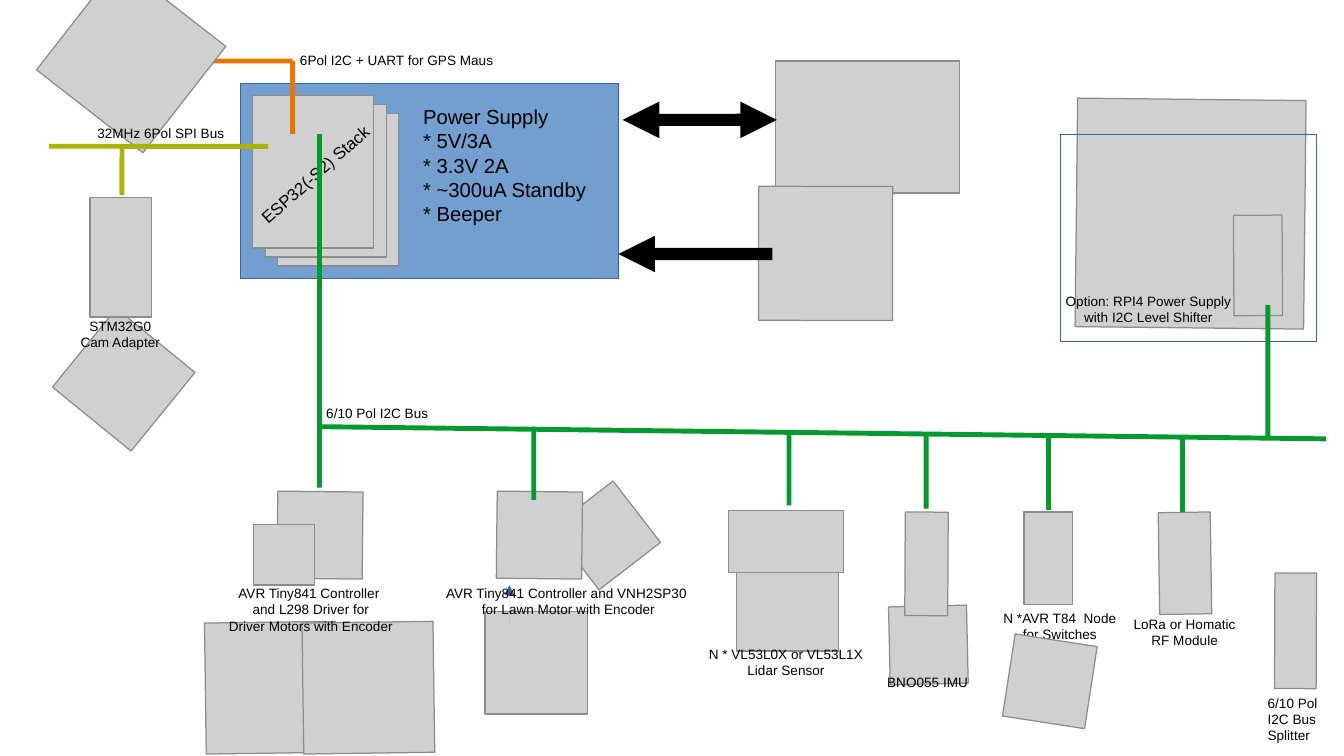
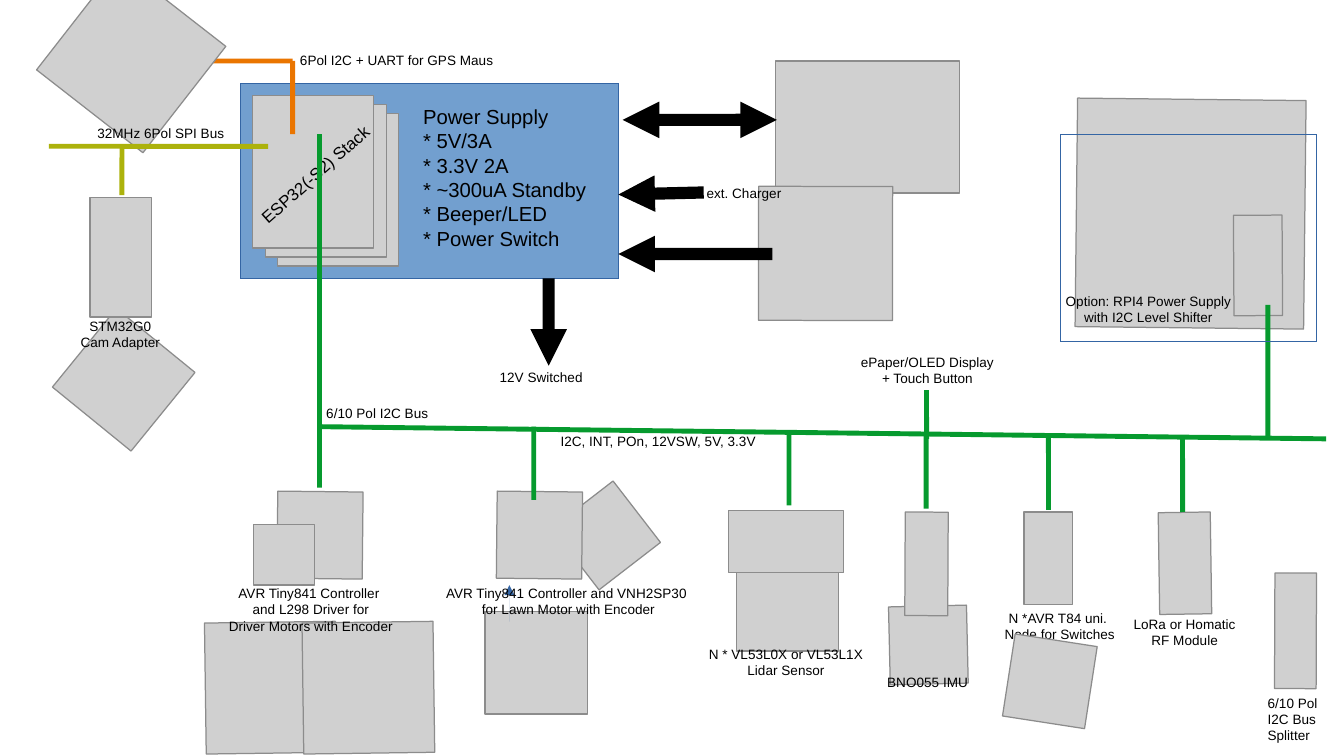
Before and after one commit to MS71/ROS2Mower, a slide deck: slide 1 of images/architecture_01.odp. Drawn at 1344x756 pixels with LibreOffice and Linux fonts; fonts in the diff are those of the drawing; grey boxes stand for pictures. Boxes give left, top, right and bottom in pixels: in the first picture for what was removed or moved away, otherwise in the second. Text is boxed around its words. In the diff, an @@ line names an element or a change of style, - is before the commit and + after.

```diff
--- a/images/architecture_01.odp
+++ b/images/architecture_01.odp
@@ text at (x1=437, y1=206, x2=560, y2=246): text changed @@
-* Beeper
+* Beeper/LED
+* Power Switch
@@ arrow added from (704, 193) to (618, 195), #000000 7.2 pt @@
@@ text added at (x1=707, y1=187, x2=781, y2=201), 8 pt, text #000000 @@
+ext. Charger
@@ arrow added from (549, 278) to (549, 366), #000000 7.2 pt @@
@@ text added at (x1=861, y1=357, x2=993, y2=383), 8 pt, text #000000 @@
+ePaper/OLED Display
++ Touch Button
@@ text added at (x1=500, y1=372, x2=583, y2=382), 8 pt, text #000000 @@
+12V Switched
@@ line added from (927, 390) to (927, 439), #069A2E 2.89 pt @@
@@ text added at (x1=561, y1=436, x2=756, y2=448), 8 pt, text #000000 @@
+I2C, INT, POn, 12VSW, 5V, 3.3V
@@ text at (x1=1005, y1=613, x2=1114, y2=642): text changed @@
-N *AVR T84 Node
-for Switches
+N *AVR T84 uni.
+Node for Switches
```
Also in this commit, not shown: 1 other file.
